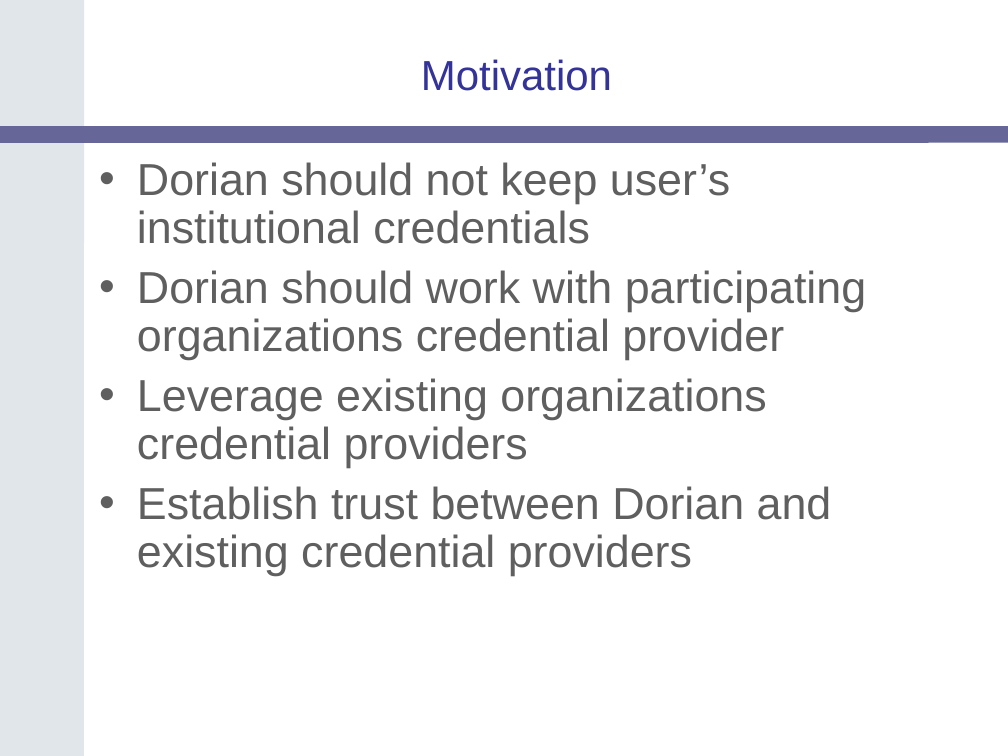
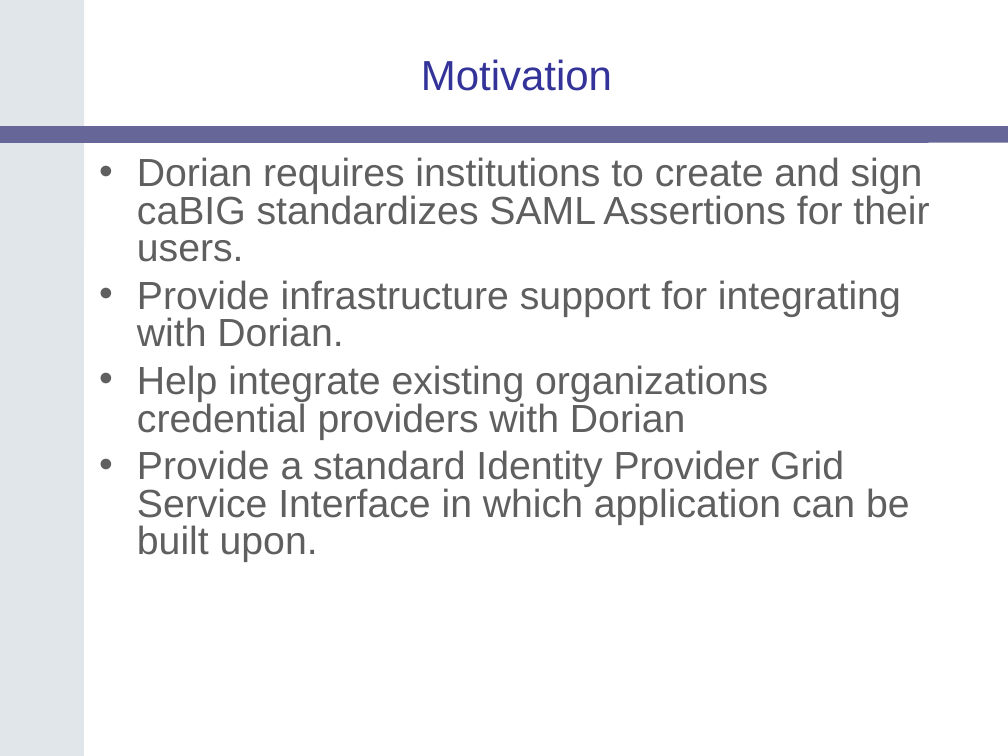
Before and after one commit to NCIP/cagrid-portal, a slide deck: slide 4 of cagrid-1-0/Documentation/presentations/imf-wg/IDP_Design.ppt (slide 3 before the commit). Drawn at 1008x756 pixels with LibreOffice and Linux fonts; fonts in the diff are those of the drawing; background and template pictures are left out. Boxes give left, top, right and bottom in pixels: in the first picture for what was removed or moved away, otherwise in the second. Text is boxed around its words. In the diff, an @@ line names an element or a change of style, - is before the commit and + after.

```diff
--- a/cagrid-1-0/Documentation/presentations/imf-wg/IDP_Design.ppt
+++ b/cagrid-1-0/Documentation/presentations/imf-wg/IDP_Design.ppt
@@ text at (137,157,929,562): text changed; size 32 to 28 pt @@
-• Dorian should not keep user’s institutional credentials
-• Dorian should work with participating organizations credential provider
-• Leverage existing organizations credential providers
-• Establish trust between Dorian and existing credential providers
+• Dorian requires institutions to create and sign caBIG standardizes SAML Assertions for their users.
+• Provide infrastructure support for integrating with Dorian.
+• Help integrate existing organizations credential providers with Dorian
+• Provide a standard Identity Provider Grid Service Interface in which application can be built upon.
```
Also in this commit, not shown: 2 other slides changed, 2 slides added, 1 slide removed.
